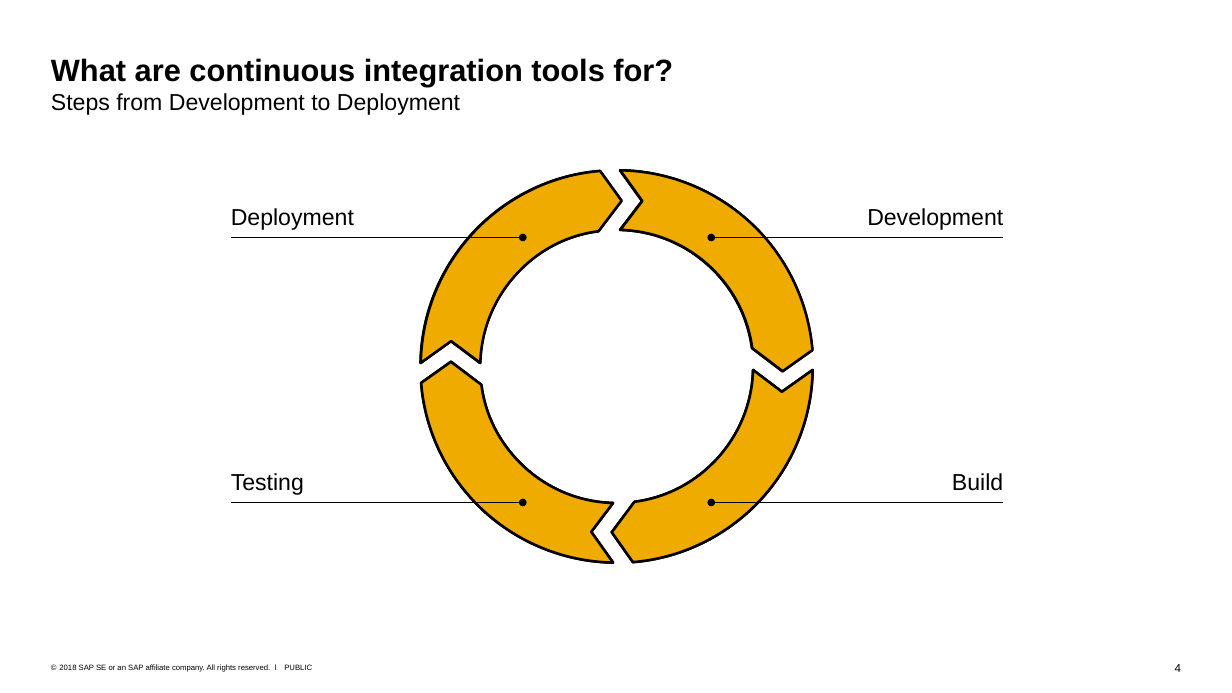
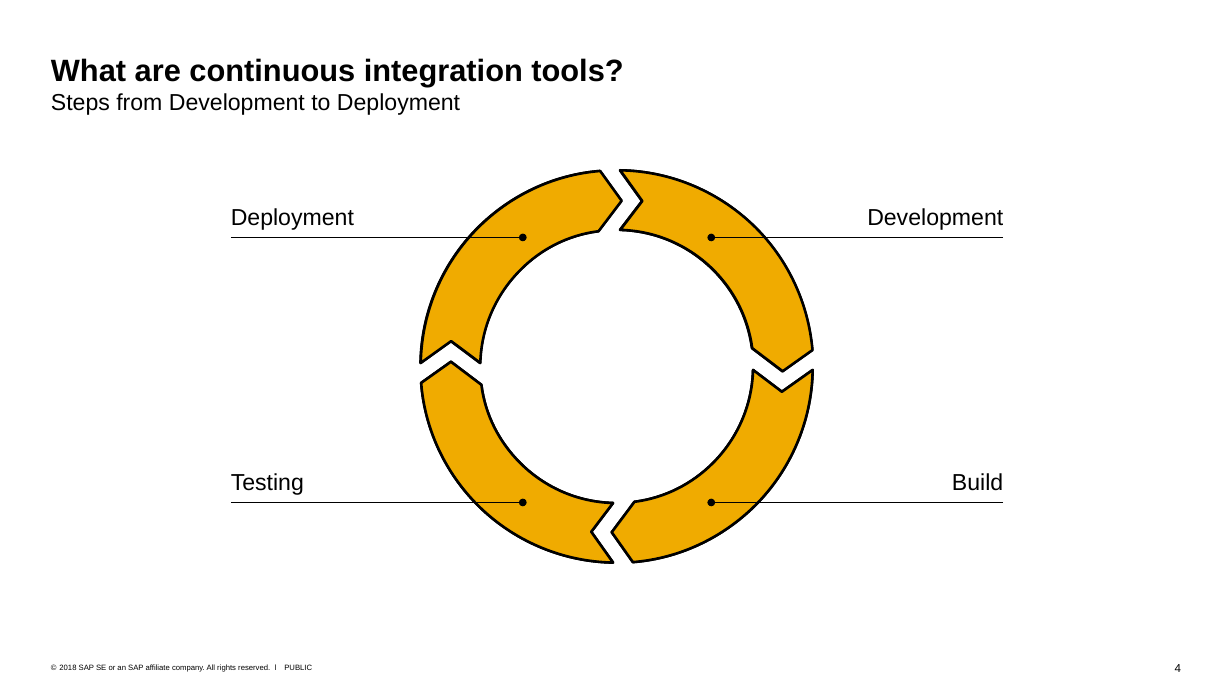
Before and after one commit to raphaelmue/e-portfolio-jenkins, a slide deck: slide 4 of e-Portfolio.pptx. Drawn at 1232x693 pixels with LibreOffice and Linux fonts; fonts in the diff are those of the drawing. Boxes give left, top, right and bottom in pixels: in the first picture for what was removed or moved away, otherwise in the second. Text is boxed around its words. In the diff, an @@ line names an element or a change of style, - is before the commit and + after.

```diff
--- a/e-Portfolio.pptx
+++ b/e-Portfolio.pptx
@@ title at (x1=51, y1=58, x2=623, y2=115): text changed @@
-What are continuous integration tools for?
-Steps from Development to Deployment
+What are continuous integration tools?
+Steps from Development to Deployment
```
Also in this commit, not shown: 1 other slide changed, 1 slide added, 1 slide removed, 1 other file.
